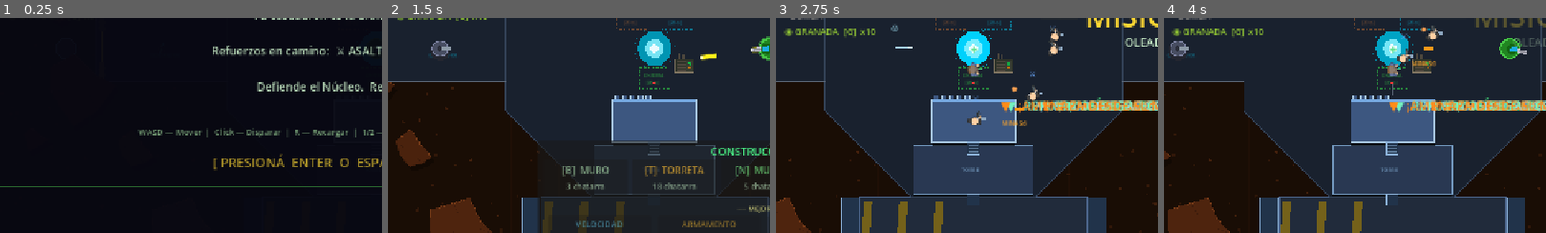
Above: before the commit, frames 1-4 (left to right).
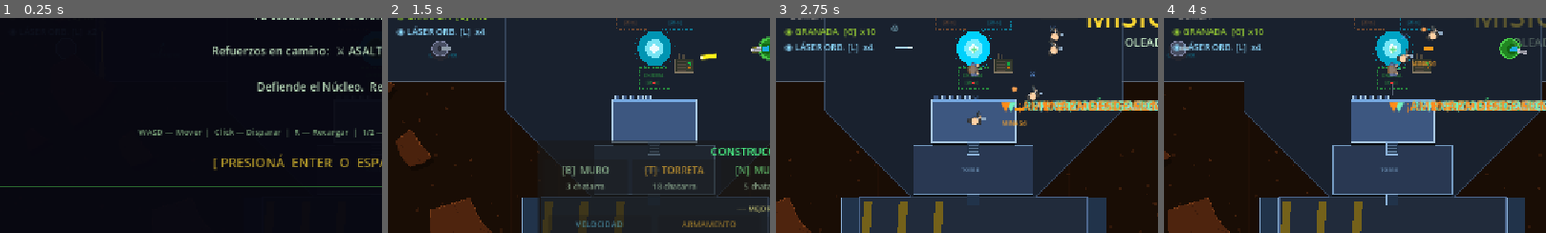
Above: after the commit, the same moments.

Repository: enriquecordero/last-colony
Game: Godot game, scene res://scenes/main.tscn
The game is run twice, just before and just after one commit, with the same random seed, the same clock (stepped at 60 frames per second) and the same inputs. This scene is started directly instead of the project's main scene.
Inputs (mouse positions are % of the whole screen's width and height, from its top left):
- Up to frame 1 (0.25 s): no input
- Up to frame 2 (1.5 s): tap Enter at 0.5 s; move the mouse to (72, 45) at 0.52 s; hold Right (ui_right) 0.53-1.25 s; hold F 0.53-1.25 s; click (72, 45) at 0.67 s; tap Space at 0.77 s; drag from (30, 55) to (69, 43) at 1.27 s
- Up to frame 3 (2.75 s): move the mouse to (60, 28) at 2.02 s; hold Right (ui_right) from 2.03 s (still down); tap Enter at 2.1 s
- Up to frame 4 (4 s): release Right (ui_right) at 2.75 s; drag from (45, 70) to (92, 32) at 2.77 s; move the mouse to (80, 65) at 3.52 s; hold Left (ui_left) from 3.53 s (still down); tap B at 3.6 s; tap Space at 3.77 s
The pictures show only the part of the screen within x 1-51%, y 43-93%; the shares and areas given below are measured in that part.

The runs differ from the first frame. In frame 2, 0.5% of the frame differs, in the area x 2-26%, y 3-10%; in frame 3, 0.5%, in the area x 2-26%, y 10-17%; in frame 4, 0.5%.
Error before the commit: Cannot call method 'queue_free' on a null value. (res://scripts/main.gd:498)
Error after the commit: Cannot call method 'queue_free' on a null value. (res://scripts/main.gd:499)

Commit message:
Polish: laser HUD widget + mortar/laser SFX
- SoundManager: new procedural sounds mortar_fire (low thump),
  laser_warn (high beep), laser_hit (rumble)
- Mortar fires play mortar_fire (was sharing 'shoot' with the rifle)
- Orbital laser plays warn on activation + hit on impact
- HUD: new 'LÁSER ORB. [L] xN' widget next to GRANADA/BOMBA — shows
  current charges, greys out when zero
- All grenade-update sites also refresh the laser widget

Co-Authored-By: Claude Sonnet 4.6 <noreply@anthropic.com>

Diff:
--- a/scripts/hud.gd
+++ b/scripts/hud.gd
@@ -35,6 +35,7 @@
 var _ammo_lbl:        Label
 var _bomb_lbl:        Label
 var _grenade_lbl:     Label
+var _laser_lbl:       Label
 var _announce_wave:   Label
 var _announce_msg:    Label
 var _go_panel:        Panel
@@ -118,8 +119,11 @@
 	_bomb_lbl.add_theme_color_override("font_color", Color(0.45, 0.45, 0.45))
 	_grenade_lbl = _lbl("  GRANADA  —", 15)
 	_grenade_lbl.add_theme_color_override("font_color", Color(0.45, 0.45, 0.45))
+	_laser_lbl = _lbl("  LÁSER ORB.  —", 15)
+	_laser_lbl.add_theme_color_override("font_color", Color(0.45, 0.45, 0.45))
 	vbox.add_child(_bomb_lbl)
 	vbox.add_child(_grenade_lbl)
+	vbox.add_child(_laser_lbl)
 
 	_infect_lbl = _lbl("", 14)
 	_infect_lbl.add_theme_color_override("font_color", Color(0.75, 0.20, 1.0))
@@ -547,6 +551,14 @@
 		_grenade_lbl.text = "  GRANADA  —"
 		_grenade_lbl.add_theme_color_override("font_color", Color(0.45, 0.45, 0.45))
 
+func update_laser(count: int) -> void:
+	if count > 0:
+		_laser_lbl.text = "◉ LÁSER ORB. [L]  x%d" % count
+		_laser_lbl.add_theme_color_override("font_color", Color(0.55, 0.85, 1.0))
+	else:
+		_laser_lbl.text = "  LÁSER ORB.  —"
+		_laser_lbl.add_theme_color_override("font_color", Color(0.45, 0.45, 0.45))
+
 func init_minimap(p: Node2D, en: Node2D, fr: Node2D, base: Vector2, m_w: float, m_h: float) -> void:
 	_minimap.init(p, en, fr, base, m_w, m_h)
 
--- a/scripts/main.gd
+++ b/scripts/main.gd
@@ -246,6 +246,7 @@
 	_hud.update_base_hp(1000)
 	_hud.update_biomasa(0)
 	_hud.update_grenade(_grenade_count, false)
+	_hud.update_laser(_laser_charges)
 	_player.weapon_changed.connect(_hud.update_weapon)
 	_player.ammo_changed.connect(_hud.update_ammo)
 	_player.infection_changed.connect(_on_infection_changed)
@@ -583,6 +584,7 @@
 	_hud.show_build_phase(int(BUILD_PHASE_TIME))
 	_hud.show_upgrades(_upg_speed, _upg_fire, _upg_armor, false, _biomasa)
 	_hud.update_grenade(_grenade_count, false)
+	_hud.update_laser(_laser_charges)
 	_hud.update_biomasa(_biomasa)
 	if is_instance_valid(_player2):
 		_player2.refill_ammo()
@@ -1450,6 +1452,7 @@
 	_hud.show_build_phase(int(BUILD_PHASE_TIME))
 	_hud.show_upgrades(_upg_speed, _upg_fire, _upg_armor, _healed_this_phase, _biomasa)
 	_hud.update_grenade(_grenade_count, false)
+	_hud.update_laser(_laser_charges)
 	if StageManager.is_multiplayer and multiplayer.is_server():
 		_rpc_build_phase_start.rpc(_wave, _grenade_count, _biomasa,
 				_upg_speed, _upg_fire, _upg_armor)
@@ -1786,6 +1789,7 @@
 	_grenade_count -= 1
 	_grenade_mode   = false
 	_hud.update_grenade(_grenade_count, false)
+	_hud.update_laser(_laser_charges)
 
 	var g          := Grenade.new()
 	g.target        = target_pos
@@ -1833,6 +1837,8 @@
 	beam.target = target_pos
 	beam.struck.connect(_on_laser_strike)
 	add_child(beam)
+	SoundManager.play("laser_warn")
+	_hud.update_laser(_laser_charges)
 	_hud.show_npc_announcement("¡LÁSER ENTRANTE! (cargas: %d)" % _laser_charges,
 		Color(0.55, 0.85, 1.0))
 
@@ -1848,7 +1854,7 @@
 	ef.tint     = Color(0.85, 0.95, 1.0)
 	add_child(ef)
 	shake(14.0)
-	SoundManager.play("explode")
+	SoundManager.play("laser_hit")
 
 
 func _on_mortar_shell_exploded(pos: Vector2, dmg: int, radius: float) -> void:
@@ -2171,6 +2177,7 @@
 	_mission_active = false
 	_grenade_mode   = false
 	_hud.update_grenade(_grenade_count, false)
+	_hud.update_laser(_laser_charges)
 	_hud.update_enemy_progress(0, 0)
 	_hud.set_minimap_threat(Vector2.ZERO)
 	# Clear any in-flight mid-wave events (count as failed but silent)
--- a/scripts/mortar.gd
+++ b/scripts/mortar.gd
@@ -71,7 +71,7 @@
 		return
 	if main_ref.has_method("spawn_mortar_shell"):
 		main_ref.spawn_mortar_shell(global_position, target_pos, SHELL_DAMAGE, SHELL_RADIUS)
-	SoundManager.play("shoot")
+	SoundManager.play("mortar_fire")
 
 
 func take_damage(amount: int) -> void:
--- a/scripts/sound_manager.gd
+++ b/scripts/sound_manager.gd
@@ -15,6 +15,9 @@
 	_add("rocket",      320.0,  55.0, 0.18,  0.65)
 	_add("boss_death",   55.0,   8.0, 1.80,  1.00)
 	_add("melee",       280.0,  60.0, 0.09,  0.90)
+	_add("mortar_fire",  90.0,  35.0, 0.22,  0.85)
+	_add("laser_warn",  720.0, 720.0, 0.08,  0.55)
+	_add("laser_hit",   180.0,  40.0, 0.55,  1.00)
 
 func play(key: String) -> void:
 	if _players.has(key):
